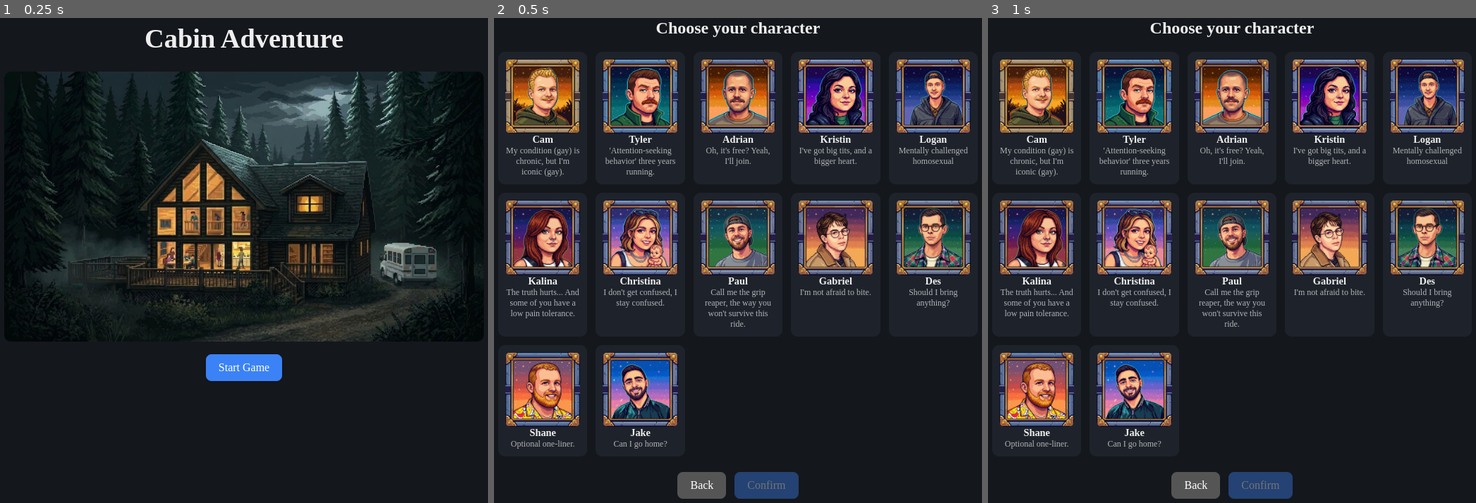
Above: before the commit, frames 1-3 (left to right).
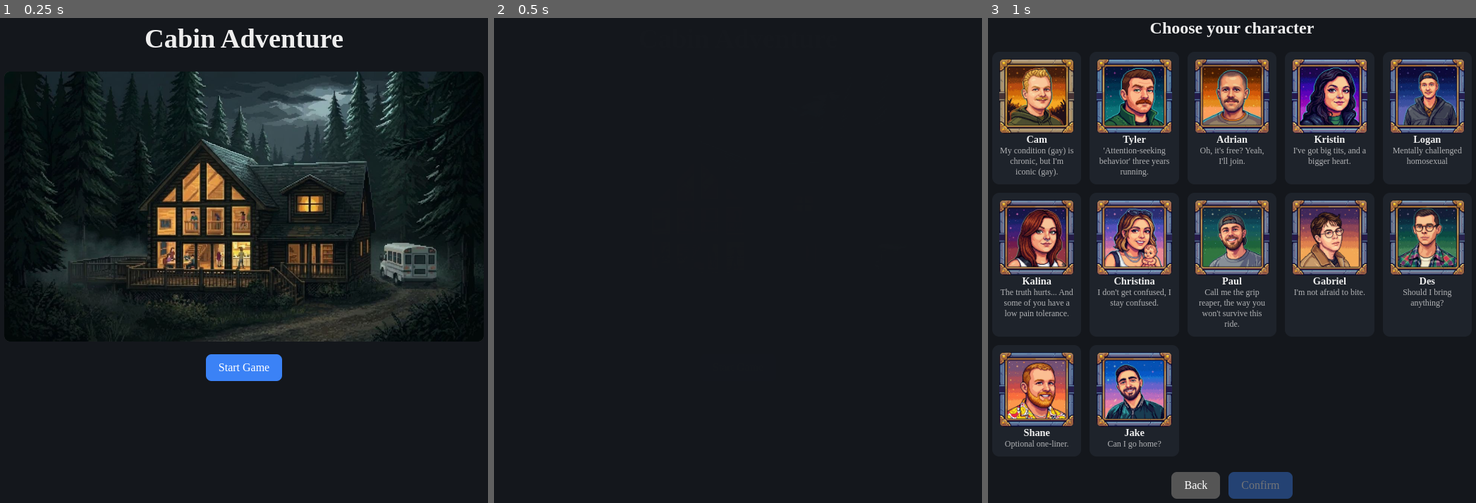
Above: after the commit, the same moments.

Repository: paynejosh94-netizen/Cabin-Adventure
Game: browser game, page index.html
Two runs of this game, one before a commit and one after it. Both use one fixed random seed, a clock stepped at 60 frames per second and the inputs below.
Inputs:
- Up to frame 1 (0.25 s): no input
- Up to frame 2 (0.5 s): click "Start Game" at 0.27 s
- Up to frame 3 (1 s): no input

Frame 1 is identical in both runs. In frame 2, 30% of the frame differs, in the area x 2-98%, y 0-100%; in frame 3, less than 0.1%.
Error after the commit: TypeError: Cannot set properties of null (setting 'onclick')

Commit message:
Update game and style

Diff:
--- a/game.js
+++ b/game.js
@@ -18,7 +18,23 @@
   hud.innerHTML = charPic(S.char) + `<div><b>${S.char.name}</b><div class="hearts">${'♥'.repeat(Math.max(S.energy, 0))}${'♡'.repeat(max - Math.max(S.energy, 0))}</div></div>` +
     `<div class="bag">${S.bag.map(id => itemPic(item(id))).join('')}</div>`;
 }
-function show(html) { app.innerHTML = html; drawHud(); window.scrollTo(0, 0); }
+let token = 0;
+function show(html) {
+  const my = ++token;
+  const swap = () => {
+    if (my !== token) return;
+    app.innerHTML = html; drawHud(); window.scrollTo(0, 0);
+    app.style.opacity = 1; app.style.pointerEvents = '';
+  };
+  if (!app.dataset.ready || matchMedia('(prefers-reduced-motion: reduce)').matches) { app.dataset.ready = 1; swap(); return; }
+  app.style.opacity = 0; app.style.pointerEvents = 'none';
+  const fade = new Promise(r => setTimeout(r, 250));
+  const srcs = [...html.matchAll(/src="([^"]+)"/g)].map(m => m[1]);
+  const load = Promise.race([
+    Promise.all(srcs.map(s => new Promise(r => { const i = new Image(); i.onload = i.onerror = r; i.src = s; }))),
+    new Promise(r => setTimeout(r, 1500))]);
+  Promise.all([fade, load]).then(swap);
+}
 
 function title() {
   S = null;
--- a/style.css
+++ b/style.css
@@ -5,7 +5,7 @@
 #hud .hearts{color:#e5484d;font-size:1.4rem;letter-spacing:2px}
 #hud .bag{margin-left:auto;display:flex;gap:6px}
 #hud .bag .pic{width:36px;height:36px;border-radius:6px}
-main{width:100%;max-width:720px;padding:20px;text-align:center}
+main{width:100%;max-width:720px;padding:20px;text-align:center;transition:opacity .25s ease}
 h1{font-size:2.4rem}
 p{line-height:1.5;text-align:left}
 button{font:inherit;padding:10px 18px;margin:6px;border:0;border-radius:8px;background:#3b82f6;color:#fff;cursor:pointer}
